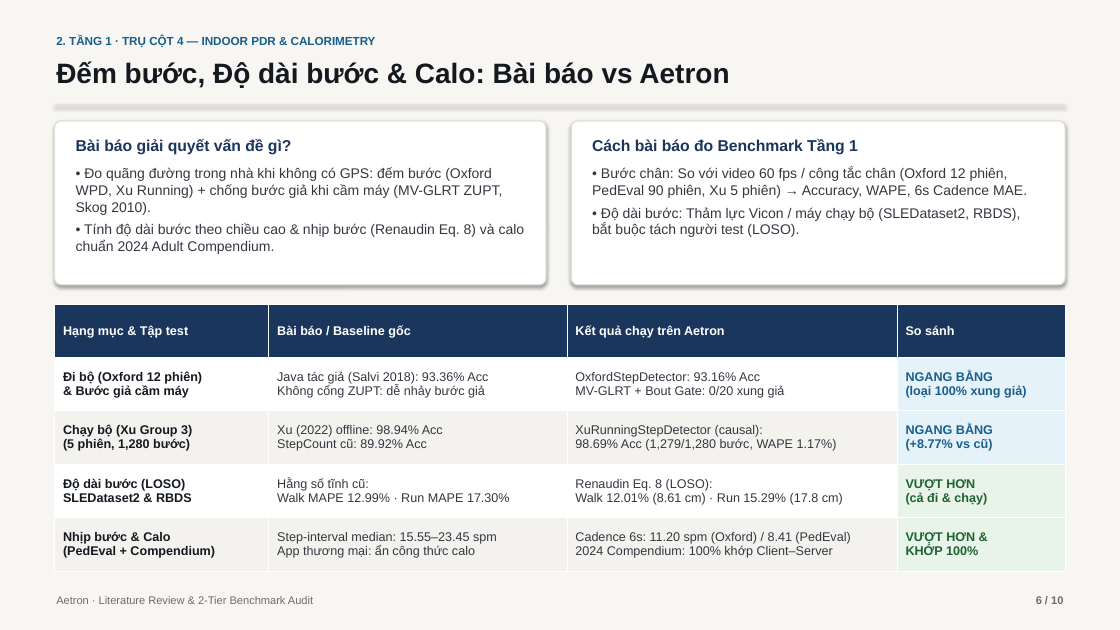
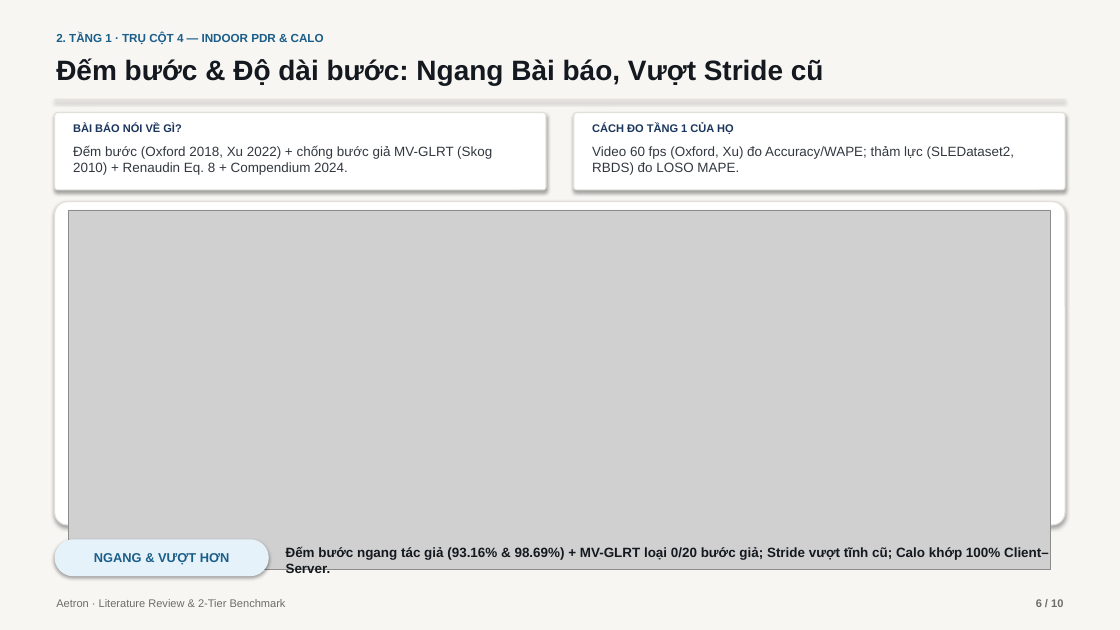
Before and after one commit to DB-Ducbao113/Aetron, a slide deck: slide 6 of docs/thesis_overleaf/Aetron_Literature_Review.pptx. Drawn at 1120x630 pixels with LibreOffice and Linux fonts; fonts in the diff are those of the drawing; grey boxes stand for pictures. Boxes give left, top, right and bottom in pixels: in the first picture for what was removed or moved away, otherwise in the second. Text is boxed around its words. In the diff, an @@ line names an element or a change of style, - is before the commit and + after.

```diff
--- a/docs/thesis_overleaf/Aetron_Literature_Review.pptx
+++ b/docs/thesis_overleaf/Aetron_Literature_Review.pptx
@@ text at [56,33,324,44]: text changed @@
-2. TẦNG 1 · TRỤ CỘT 4 — INDOOR PDR & CALORIMETRY
+2. TẦNG 1 · TRỤ CỘT 4 — INDOOR PDR & CALO
@@ text at [56,58,824,85]: text changed @@
-Đếm bước, Độ dài bước & Calo: Bài báo vs Aetron
+Đếm bước & Độ dài bước: Ngang Bài báo, Vượt Stride cũ
@@ rectangle: place and size @@
-rectangle at [55,104,1065,105]
+rectangle at [55,99,1065,100]
@@ rounded rectangle: place and size @@
-rounded rectangle at [55,121,546,285]
+rounded rectangle at [55,113,546,190]
@@ rounded rectangle: place and size @@
-rounded rectangle at [571,121,1065,285]
+rounded rectangle at [574,113,1065,190]
@@ text at [73,123,181,134]: text changed; size 13.5 to 9.5 pt @@
-Bài báo giải quyết vấn đề gì?
+BÀI BÁO NÓI VỀ GÌ?
@@ text at [73,145,492,175]: text changed; size 12 to 11.5 pt @@
-• Đo quãng đường trong nhà khi không có GPS: đếm bước (Oxford WPD, Xu Running) + chống bước giả khi cầm máy (MV-GLRT ZUPT, Skog 2010).
-• Tính độ dài bước theo chiều cao & nhịp bước (Renaudin Eq. 8) và calo chuẩn 2024 Adult Compendium.
+Đếm bước (Oxford 2018, Xu 2022) + chống bước giả MV-GLRT (Skog 2010) + Renaudin Eq. 8 + Compendium 2024.
@@ text at [592,123,734,134]: text changed; size 13.5 to 9.5 pt @@
-Cách bài báo đo Benchmark Tầng 1
+CÁCH ĐO TẦNG 1 CỦA HỌ
@@ text at [592,146,1014,175]: text changed; size 12 to 11.5 pt @@
-• Bước chân: So với video 60 fps / công tắc chân (Oxford 12 phiên, PedEval 90 phiên, Xu 5 phiên) → Accuracy, WAPE, 6s Cadence MAE.
-• Độ dài bước: Thảm lực Vicon / máy chạy bộ (SLEDataset2, RBDS), bắt buộc tách người test (LOSO).
+Video 60 fps (Oxford, Xu) đo Accuracy/WAPE; thảm lực (SLEDataset2, RBDS) đo LOSO MAPE.
@@ rounded rectangle added at [55,202,1065,525], fill #FFFFFF, outline #E2E0D8 1 pt @@
@@ picture added at [69,210,1050,570] @@
@@ table removed at [55,304,1065,571], 5 rows, 4 columns @@
-Hạng mục & Tập test | Bài báo / Baseline gốc | Kết quả chạy trên Aetron | So sánh
-Đi bộ (Oxford 12 phiên) & Bước giả cầm máy | Java tác giả (Salvi 2018): 93.36% Acc Không cổng ZUPT: dễ nhảy bước giả | OxfordStepDetector: 93.16% Acc MV-GLRT + Bout Gate: 0/20 xung giả | NGANG BẰNG (loại 100% xung giả)
-Chạy bộ (Xu Group 3) (5 phiên, 1,280 bước) | Xu (2022) offline: 98.94% Acc StepCount cũ: 89.92% Acc | XuRunningStepDetector (causal): 98.69% Acc (1,279/1,280 bước, WAPE 1.17%) | NGANG BẰNG (+8.77% vs cũ)
-Độ dài bước (LOSO) SLEDataset2 & RBDS | Hằng số tĩnh cũ: Walk MAPE 12.99% · Run MAPE 17.30% | Renaudin Eq. 8 (LOSO): Walk 12.01% (8.61 cm) · Run 15.29% (17.8 cm) | VƯỢT HƠN (cả đi & chạy)
-Nhịp bước & Calo (PedEval + Compendium) | Step-interval median: 15.55–23.45 spm App thương mại: ẩn công thức calo | Cadence 6s: 11.20 spm (Oxford) / 8.41 (PedEval) 2024 Compendium: 100% khớp Client–Server | VƯỢT HƠN & KHỚP 100%
@@ rounded rectangle added at [55,539,269,576], fill #E6F2FA, 11 pt, text #1A5E8A, bold @@
+NGANG & VƯỢT HƠN
@@ text added at [286,547,1049,573], 11.5 pt, text #14181F, bold @@
+Đếm bước ngang tác giả (93.16% & 98.69%) + MV-GLRT loại 0/20 bước giả; Stride vượt tĩnh cũ; Calo khớp 100% Client–Server.
@@ text at [56,599,286,607]: text changed @@
-Aetron · Literature Review & 2-Tier Benchmark Audit
+Aetron · Literature Review & 2-Tier Benchmark
```
Also in this commit, not shown: 9 other slides changed, 5 other files.
